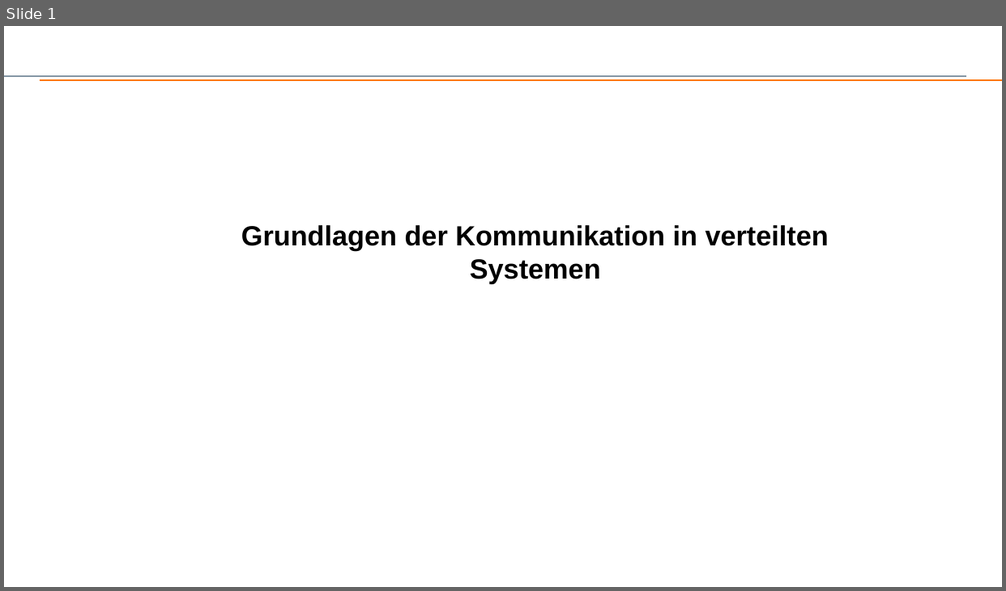
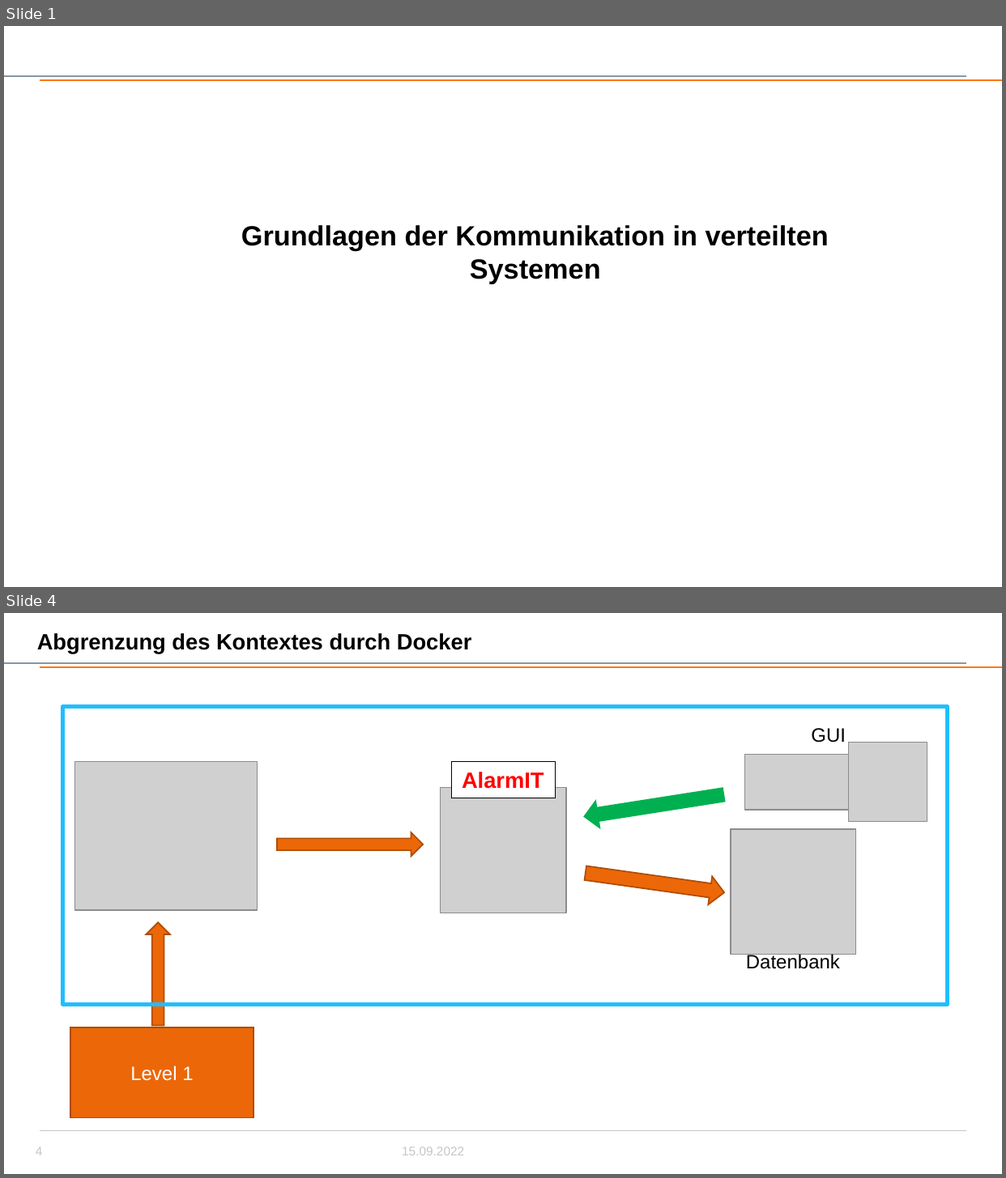
Before and after one commit to JeremiePlanta/testtest, a slide deck: KommunikationVerteilteSysteme.pptx. Shown one above the other, each under a label of ours: slide 1 before the commit, slides 1 and 4 after it; the slides between them are not shown. The pictures are 1006x591 and 1006x1178 pixels, drawn with LibreOffice and Linux fonts; fonts in the diff are those of the drawing; grey boxes stand for pictures; background and template pictures are left out. Boxes give left, top, right and bottom in pixels: in the first picture for what was removed or moved away, otherwise in the second. Text is boxed around its words. In the diff, an @@ line names an element or a change of style, - is before the commit and + after.

```diff
--- a/KommunikationVerteilteSysteme.pptx
+++ b/KommunikationVerteilteSysteme.pptx
@@ slide 4 added at (4, 613, 1002, 1174), background #FFFFFF; not listed: 2 template elements that a slide beside it also shows @@
@@ title added at (37, 633, 472, 654), 16 pt, text #000000, bold @@
+Abgrenzung des Kontextes durch Docker
@@ rectangle added at (63, 707, 947, 1004), outline #20BEFF 3 pt @@
@@ text added at (811, 728, 846, 743), 14 pt, text #000000 @@
+GUI
@@ picture added at (744, 754, 915, 810) @@
@@ picture added at (848, 743, 927, 821) @@
@@ picture added at (74, 762, 258, 910) @@
@@ rectangle added at (452, 762, 556, 798), fill #FFFFFF, outline #000000 0.75 pt, 16 pt, text #FF0000, bold @@
+AlarmIT
@@ left arrow added at (582, 782, 726, 830), fill #00B050, outline #00B050 1 pt @@
@@ picture added at (440, 788, 566, 914) @@
@@ picture added at (731, 829, 856, 956) @@
@@ right arrow added at (278, 833, 423, 857), fill #EC6707, outline #AF4C05 1 pt @@
@@ right arrow added at (583, 859, 726, 907), fill #EC6707, outline #AF4C05 1 pt @@
@@ right arrow added at (147, 923, 170, 1025), fill #EC6707, outline #AF4C05 1 pt @@
@@ text added at (746, 953, 840, 969), 14 pt, text #000000 @@
+Datenbank
@@ rectangle added at (71, 1029, 253, 1118), fill #EC6707, outline #AF4C05 1 pt, 14 pt, text #FFFFFF @@
+Level 1
@@ line added from (39, 1131) to (967, 1131), #C6C6C6 0.5 pt @@
@@ text added at (402, 1147, 464, 1156), 9 pt, text #C6C6C6 @@
+15.09.2022
@@ page number added at (36, 1148, 43, 1156), 9 pt, text #C6C6C6 @@
+4
```
Also in this commit, not shown: 11 slides changed, 1 other slide added, 1 slide removed.
